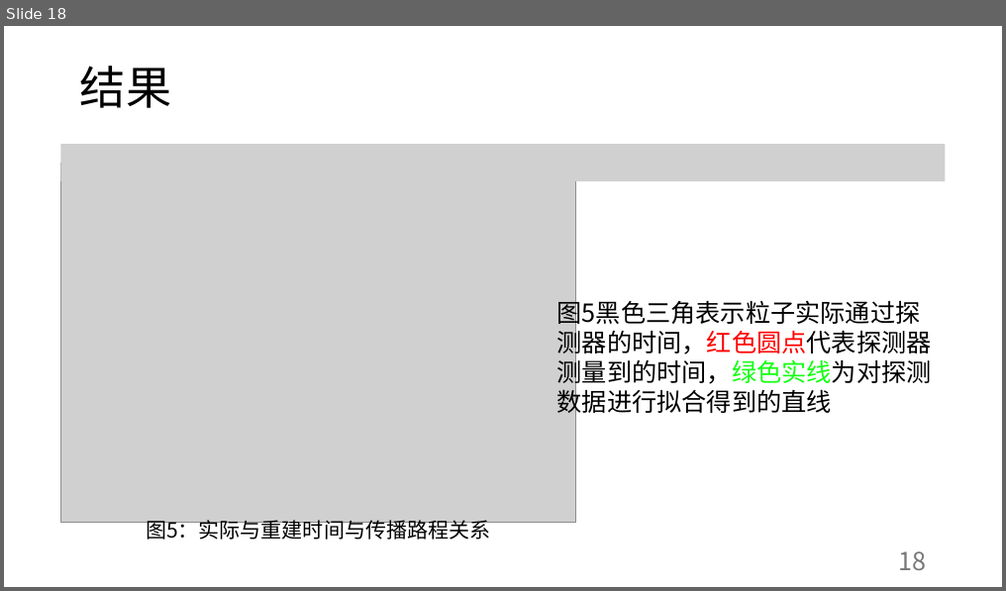
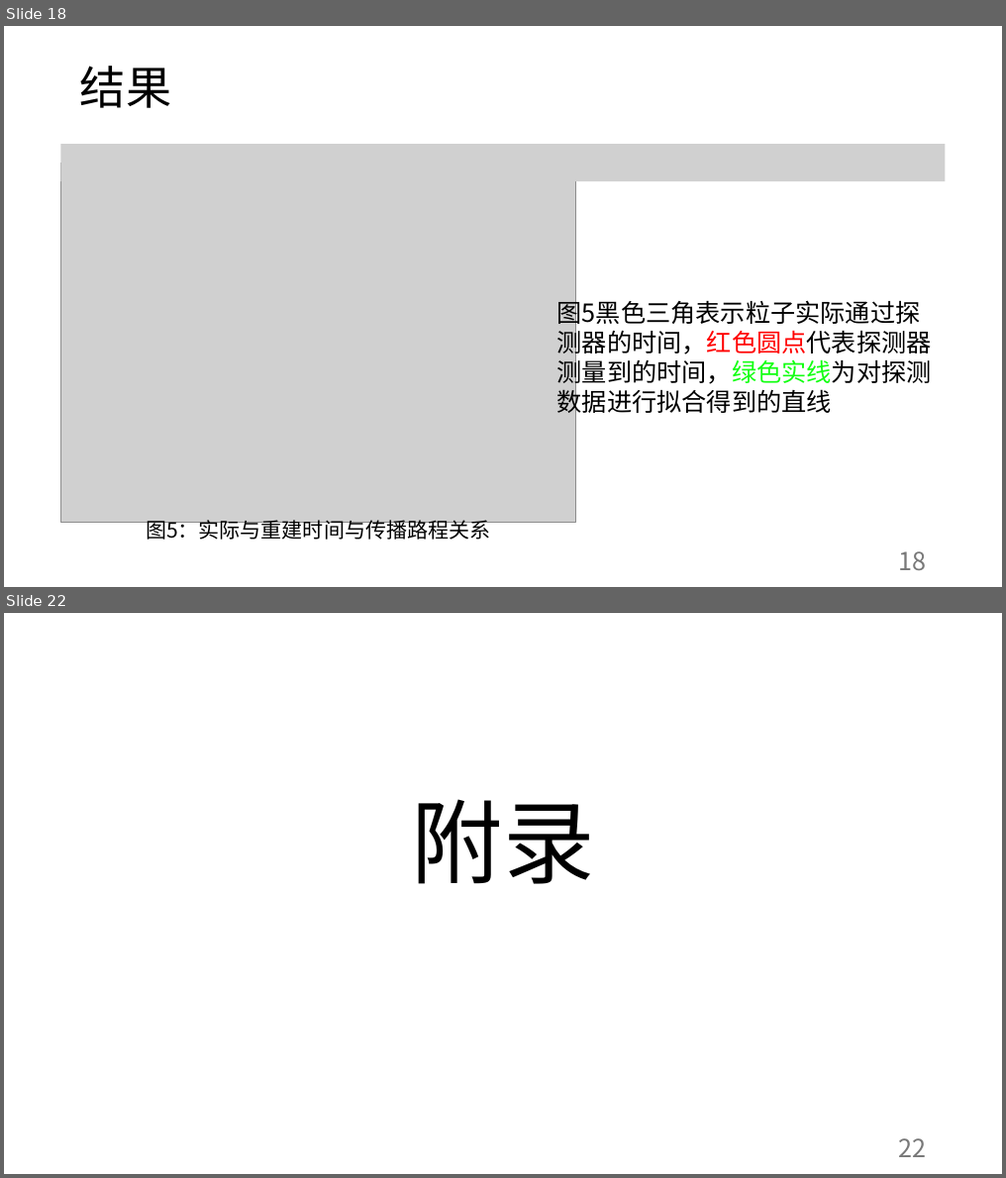
Before and after one commit to abwuge/capstoneProject, a slide deck: presentation/Stage：零磁场垂直入射线性重建.pptx. Shown one above the other, each under a label of ours: slide 18 before the commit, slides 18 and 22 after it; the slides between them are not shown. The pictures are 1006x591 and 1006x1178 pixels, drawn with LibreOffice and Linux fonts; fonts in the diff are those of the drawing; grey boxes stand for pictures. Boxes give left, top, right and bottom in pixels: in the first picture for what was removed or moved away, otherwise in the second. Text is boxed around its words. In the diff, an @@ line names an element or a change of style, - is before the commit and + after.

```diff
--- a/presentation/Stage：零磁场垂直入射线性重建.pptx
+++ b/presentation/Stage：零磁场垂直入射线性重建.pptx
@@ slide 22 added at [4, 613, 1002, 1174], background #FFFFFF @@
@@ title added at [412, 799, 595, 884], 88 pt, text #000000 @@
+附录
@@ page number added at [898, 1139, 926, 1157], 24 pt, text #797979 @@
+22
```
Also in this commit, not shown: 14 slides changed, 5 other slides added.
